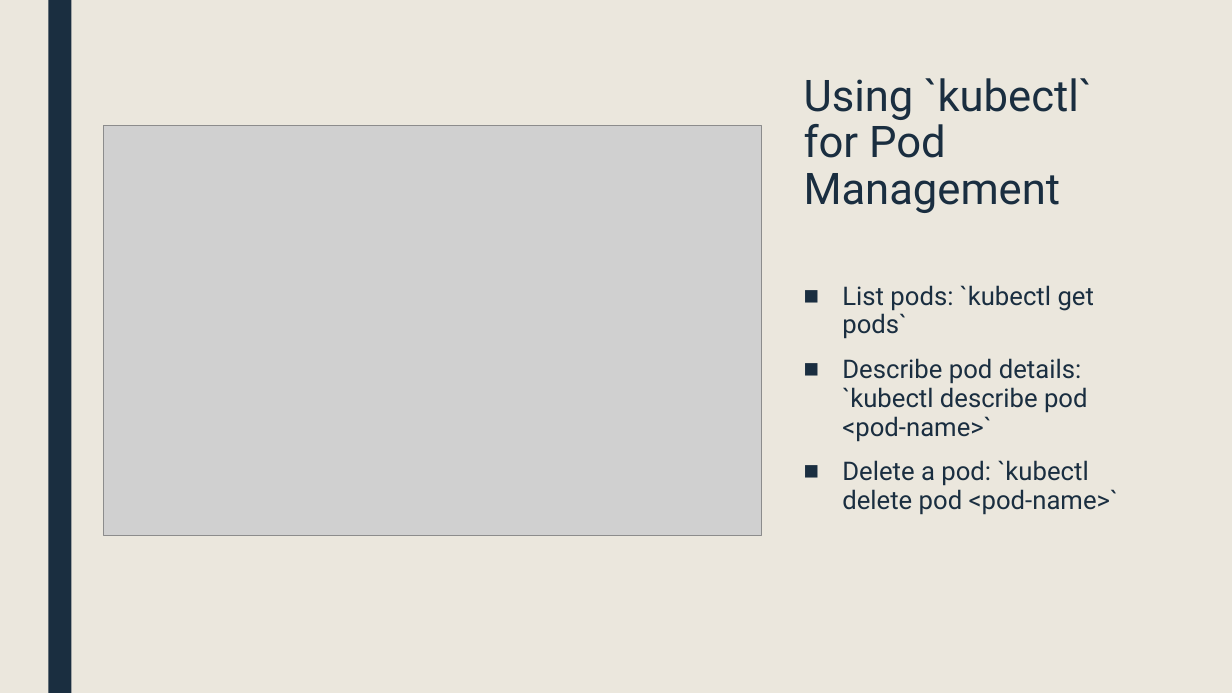
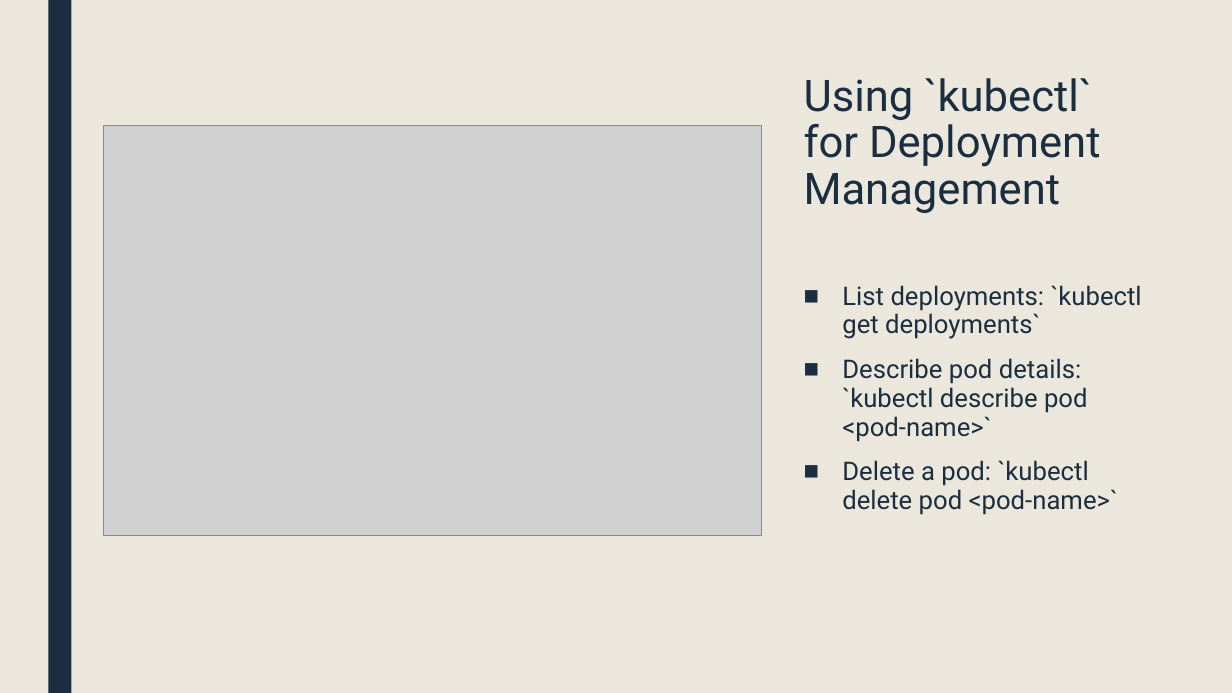
Before and after one commit to sebivenlo/ESD-2023-Kubernetes, a slide deck: slide 25 of presentation/Kubernetes.pptx. Drawn at 1232x693 pixels with LibreOffice and Linux fonts; fonts in the diff are those of the drawing; grey boxes stand for pictures. Boxes give left, top, right and bottom in pixels: in the first picture for what was removed or moved away, otherwise in the second. Text is boxed around its words. In the diff, an @@ line names an element or a change of style, - is before the commit and + after.

```diff
--- a/presentation/Kubernetes.pptx
+++ b/presentation/Kubernetes.pptx
@@ title at (804, 78, 1101, 213): text changed @@
-Using `kubectl` for Pod Management
+Using `kubectl` for Deployment Management
@@ text at (842, 285, 1142, 339): text changed @@
-■ List pods: `kubectl get pods`
+■ List deployments: `kubectl get deployments`
```
Also in this commit, not shown: 5 other slides changed, 2 slides added, 1 slide removed.
